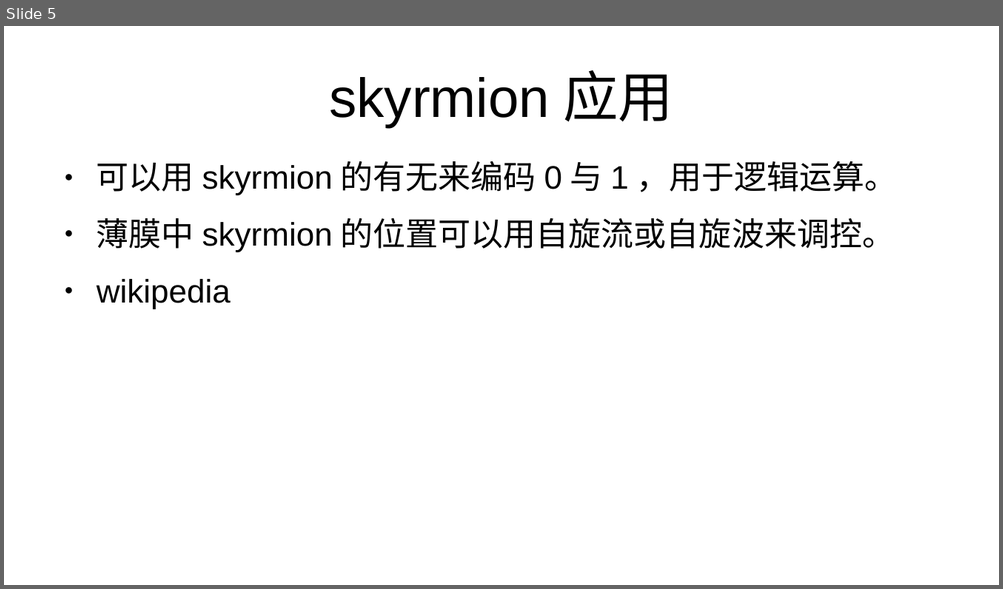
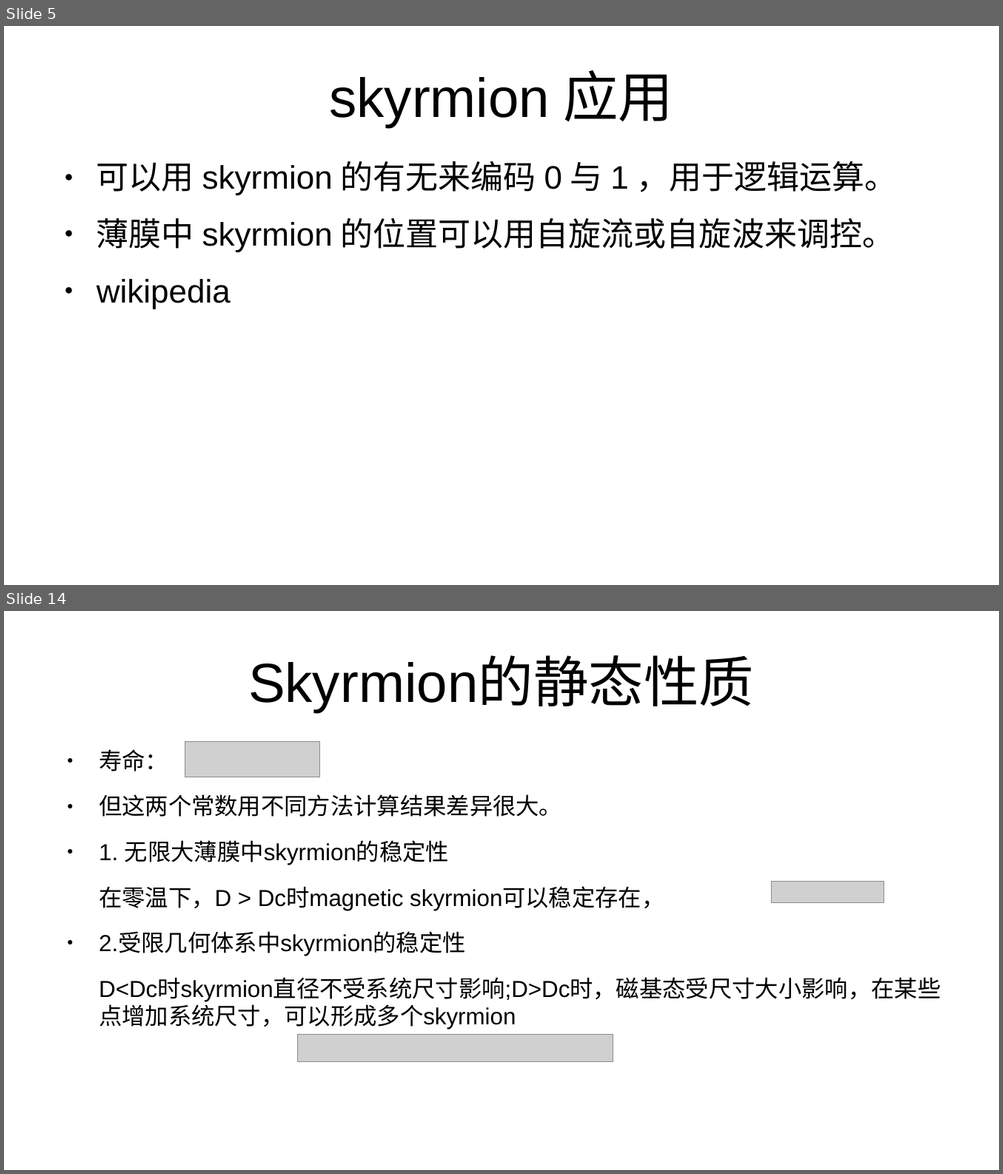
Before and after one commit to GoldenRaven/reference_reading, a slide deck: skyrmion.odp. Shown one above the other, each under a label of ours: slide 5 before the commit, slides 5 and 14 after it; the slides between them are not shown. The pictures are 1003x589 and 1003x1174 pixels, drawn with LibreOffice and Linux fonts; fonts in the diff are those of the drawing; grey boxes stand for pictures. Boxes give left, top, right and bottom in pixels: in the first picture for what was removed or moved away, otherwise in the second. Text is boxed around its words. In the diff, an @@ line names an element or a change of style, - is before the commit and + after.

```diff
--- a/skyrmion.odp
+++ b/skyrmion.odp
@@ slide 14 added at (4, 611, 999, 1170), background #FFFFFF @@
@@ title added at (248, 658, 754, 712), 44 pt, text #000000 @@
+Skyrmion的静态性质
@@ picture added at (185, 742, 320, 777) @@
@@ text added at (99, 749, 940, 1030), 18.5 pt, text #000000 @@
+● 寿命：
+● 但这两个常数用不同方法计算结果差异很大。
+● 1. 无限大薄膜中skyrmion的稳定性
+在零温下，D > Dc时magnetic skyrmion可以稳定存在，
+● 2.受限几何体系中skyrmion的稳定性
+D<Dc时skyrmion直径不受系统尺寸影响;D>Dc时，磁基态受尺寸大小影响，在某些点增加系统尺寸，可以形成多个skyrmion
@@ picture added at (771, 882, 884, 903) @@
@@ picture added at (297, 1035, 613, 1062) @@
```
Also in this commit, not shown: 9 other slides added.
